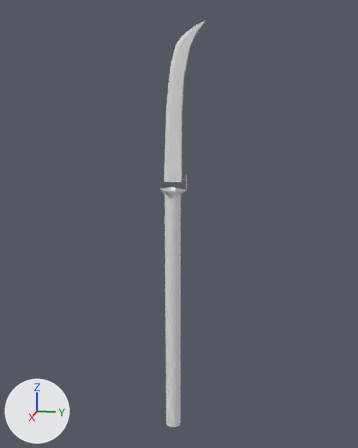
An edit to the Blender file Resources/ArtSharing/LaurenArt/Fallen Angel Glaive.blend, drawn before and after from the same camera.
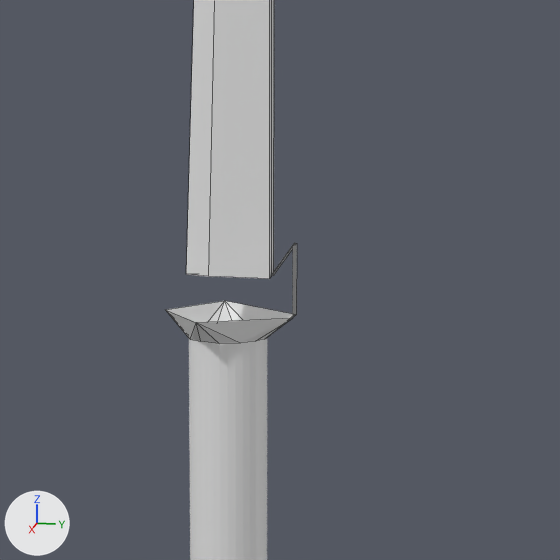
Old and new are each drawn whole from a 50 mm lens placed at (3.57, -1.296, -0.308), pointed at (-0.034, -2.017, -1.209) and again close up on the part from 35% to 67% of the width and 28% to 54% of the height. Lighting does not change. The marker at lower left points along +X, +Y and +Z. The first two pictures are the older version. The close-ups show mesh edges as thin lines.

Before the edit, the objects in view are built like this:
```python
me_cube_001 = bpy.data.meshes.new('Cube.001')
me_cube_001.from_pydata(...)  # 58 vertices, 40 faces, 4 loose edges; spans x 0.0..0.101, y -2.157..-1.826, z -0.975..0.229
me_cylinder = bpy.data.meshes.new('Cylinder')
me_cylinder.from_pydata(...)  # a 32-sided cylinder along z spanning x -0.3..0.9, y -0.4..0.9, z -18.2..-3.0
ob_cube = bpy.data.objects.new('Cube', me_cube_001)
ob_cube.location = (0.0, 0.0, 0.0)
_m = ob_cube.modifiers.new('Mirror', 'MIRROR')
_m.use_clip = True
ob_cylinder = bpy.data.objects.new('Cylinder', me_cylinder)
ob_cylinder.location = (0.027, -2.036, -3.301)
ob_cylinder.scale = (-0.0955, -0.0955, -0.128)
```
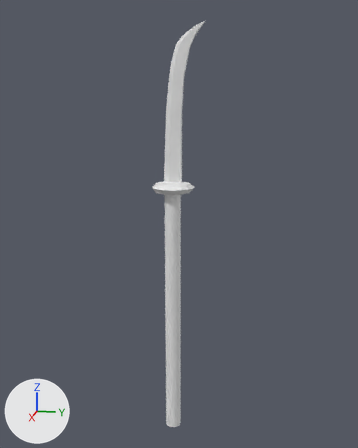
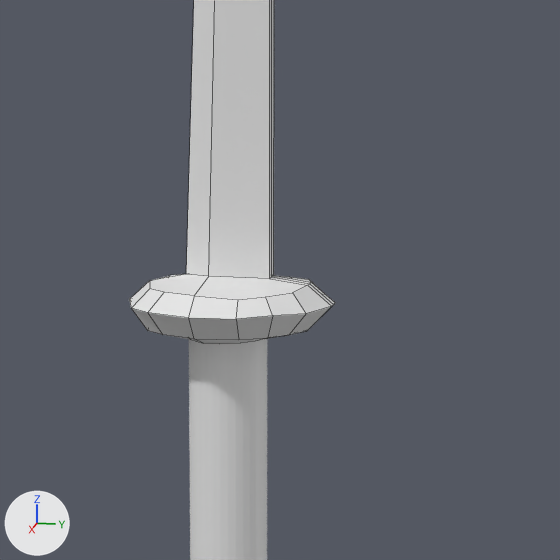
The change, as a diff of the scene's bpy script:
```diff
--- a/Resources/ArtSharing/LaurenArt/Fallen Angel Glaive.blend.py
+++ b/Resources/ArtSharing/LaurenArt/Fallen Angel Glaive.blend.py
@@ me_cube_001 @@
 # used by ob_cube; location = (0.0, 0.0, 0.0)
-me_cube_001.from_pydata(...)  # 58 vertices, 40 faces, 4 loose edges; spans x 0.0..0.101, y -2.157..-1.826, z -0.975..0.229
+me_cube_001.from_pydata(...)  # 77 vertices, 52 faces; spans x 0.0..0.152, y -2.214..-1.826, z -0.976..0.229
+# me_cube_001 part 1
+# 7 vertices are removed from x 0.0..0.101, y -2.157..-1.955, z -0.94..-0.827
+# 10 faces are deleted
+# 4 loose edges are deleted
+# 5 vertices move from x 0.0..0.052, y -2.121..-1.955, z -0.975..-0.877 to x 0.0..0.054, y -2.122..-1.933, z -0.976..-0.88
+# 26 vertices are added at x 0.0..0.152, y -2.214..-1.895, z -0.959..-0.889
+# 22 new faces join them
```

Boxes [x1, y1, x2, y2] around the edits, measured in the close-ups (560 x 560 px):
'Cube', reshaped: before [166, 0, 297, 344]; after [129, 0, 335, 344]
